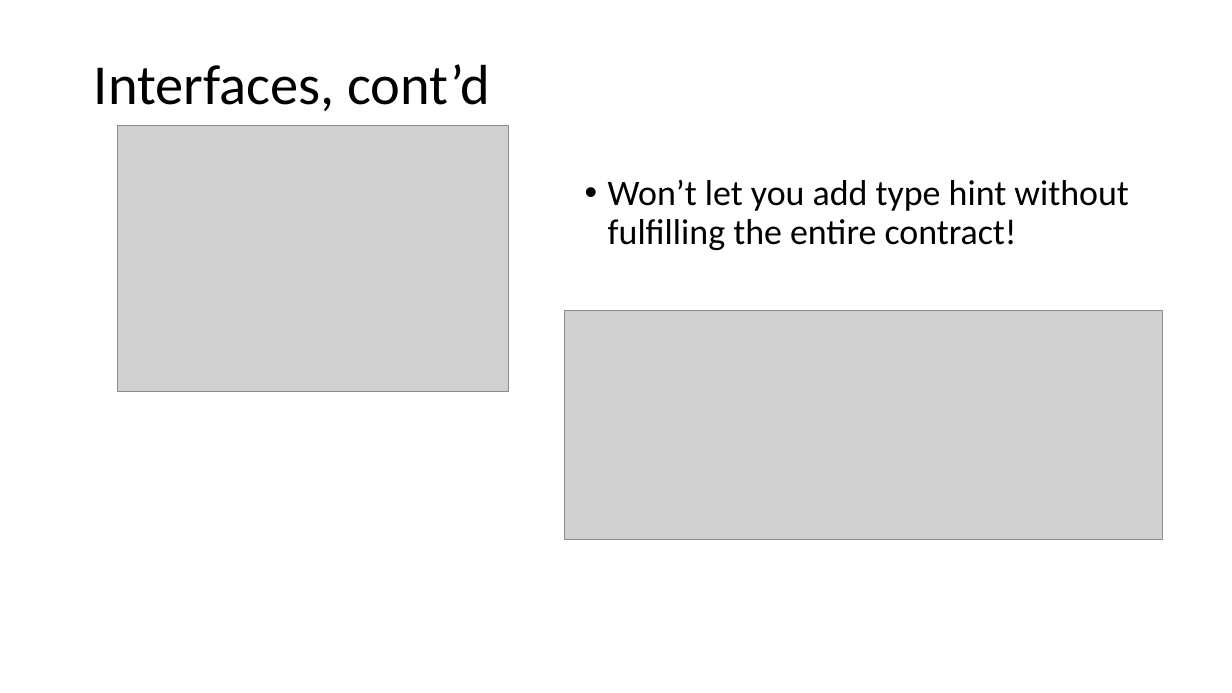
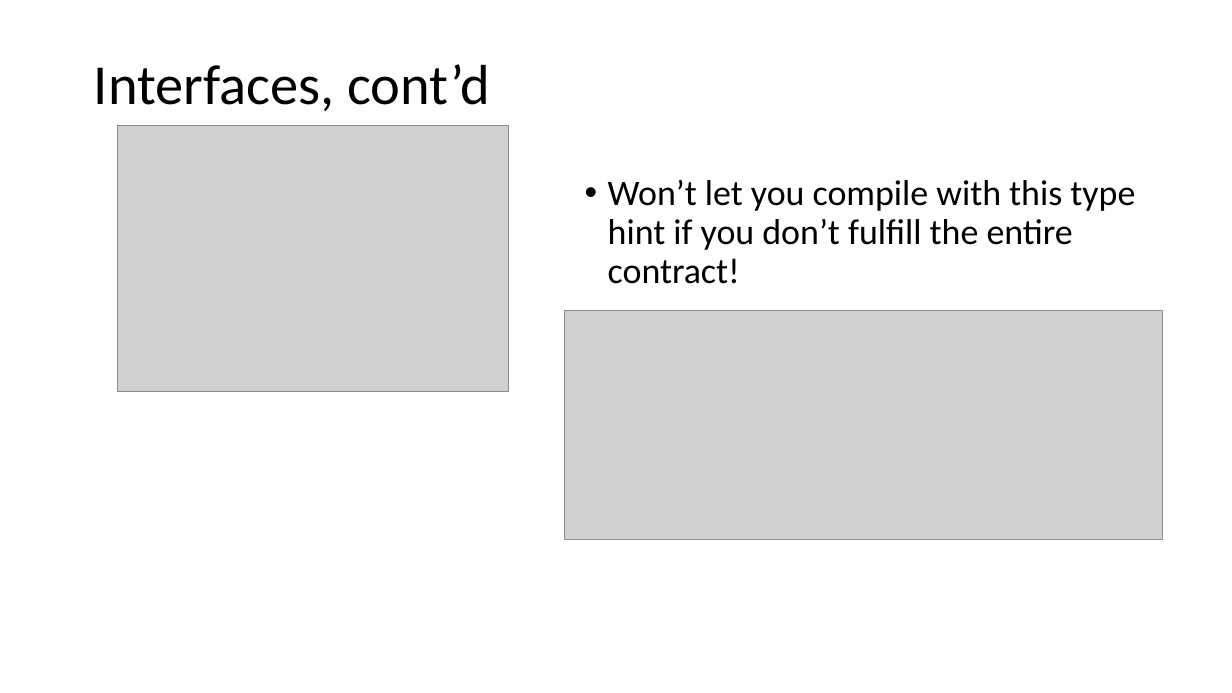
Before and after one commit to schneidenbach/Angular2-AspNetCore-TypeScript-Workshop, a slide deck: slide 10 of slides/1 - TypeScript.pptx. Drawn at 1232x693 pixels with LibreOffice and Linux fonts; fonts in the diff are those of the drawing; grey boxes stand for pictures. Boxes give left, top, right and bottom in pixels: in the first picture for what was removed or moved away, otherwise in the second. Text is boxed around its words. In the diff, an @@ line names an element or a change of style, - is before the commit and + after.

Commit message:
update slides

```diff
--- a/slides/1 - TypeScript.pptx
+++ b/slides/1 - TypeScript.pptx
@@ text at (x1=608, y1=180, x2=1135, y2=284): text changed @@
-• Won’t let you add type hint without fulfilling the entire contract!
+• Won’t let you compile with this type hint if you don’t fulfill the entire contract!
```
Also in this commit, not shown: 1 slide added, 2 other files.
